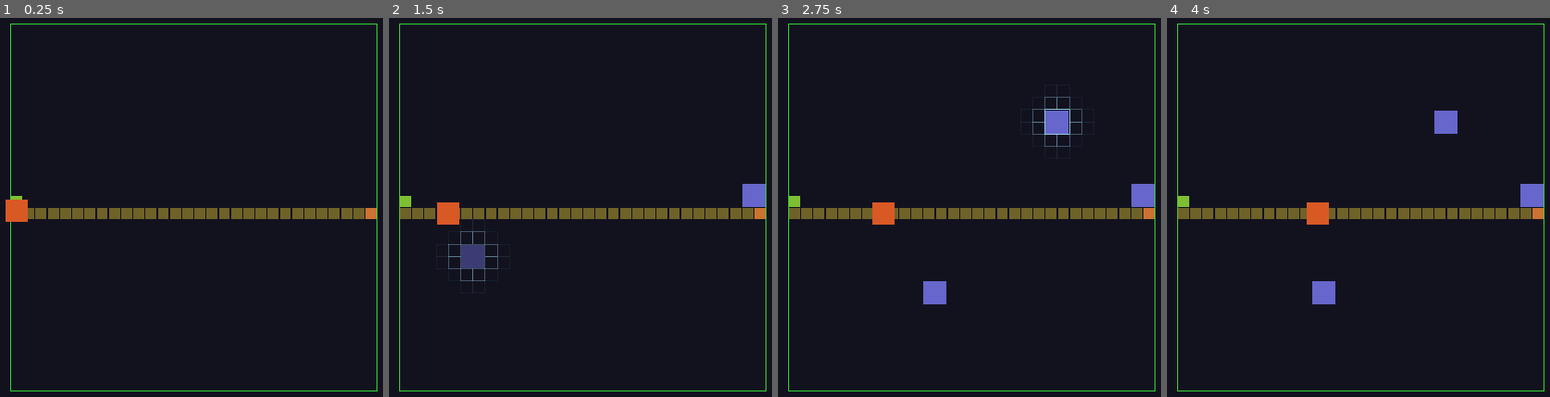
Above: before the commit, frames 1-4 (left to right).
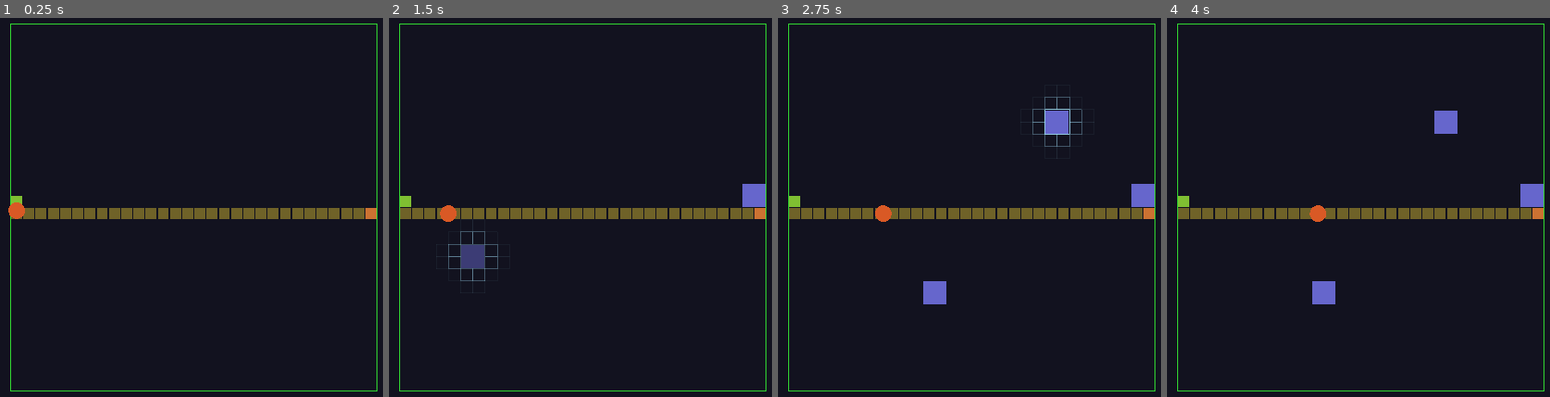
Above: after the commit, the same moments.

Repository: TimGoergen/critter-quitters
Game: Godot game, scene res://Main.tscn
Same seed, same stepped clock (60 frames per second), same inputs: the game is played once before the commit and once after it.
Inputs (mouse positions are in pixels of both pictures, inside the frame that each line leads up to):
- Up to frame 1 (0.25 s): no input
- Up to frame 2 (1.5 s): move the mouse to (745, 188) at 0.52 s; click (745, 188) at 0.67 s; drag from (434, 226) to (546, 290) at 1.27 s
- Up to frame 3 (2.75 s): move the mouse to (1046, 116) at 2.02 s; click (1046, 116) at 2.17 s
- Up to frame 4 (4 s): drag from (1324, 290) to (outside the picture) at 2.77 s; move the mouse to (outside the picture) at 3.52 s; click (outside the picture) at 3.67 s

The runs differ from the first frame. In frame 1, 0.2% of the frame differs, in the area x 1-8%, y 47-54%; in frame 2, 0.2%; in frame 3, 0.2%; in frame 4, 0.2%, in the area x 36-43%, y 48-55%.

Commit message:
Enemy placeholder: circle instead of square, 25% smaller
Co-Authored-By: Claude Sonnet 4.6 <noreply@anthropic.com>

Diff:
--- a/game/enemies/Enemy.gd
+++ b/game/enemies/Enemy.gd
@@ -161,13 +161,12 @@
 func _spawn_visual() -> void:
 	var mesh_instance := MeshInstance3D.new()
 
-	var box_mesh  := BoxMesh.new()
-	box_mesh.size  = Vector3(
-		Grid.CELL_SIZE * 1.8,
-		Grid.CELL_SIZE * 1.8,
-		Grid.CELL_SIZE * 1.8
-	)
-	mesh_instance.mesh = box_mesh
+	var radius       := Grid.CELL_SIZE * 0.675   # 1.8 * 0.75 / 2
+	var cylinder     := CylinderMesh.new()
+	cylinder.top_radius    = radius
+	cylinder.bottom_radius = radius
+	cylinder.height        = Grid.CELL_SIZE * 0.5
+	mesh_instance.mesh = cylinder
 
 	var material          := StandardMaterial3D.new()
 	material.albedo_color  = COLOR_ENEMY
